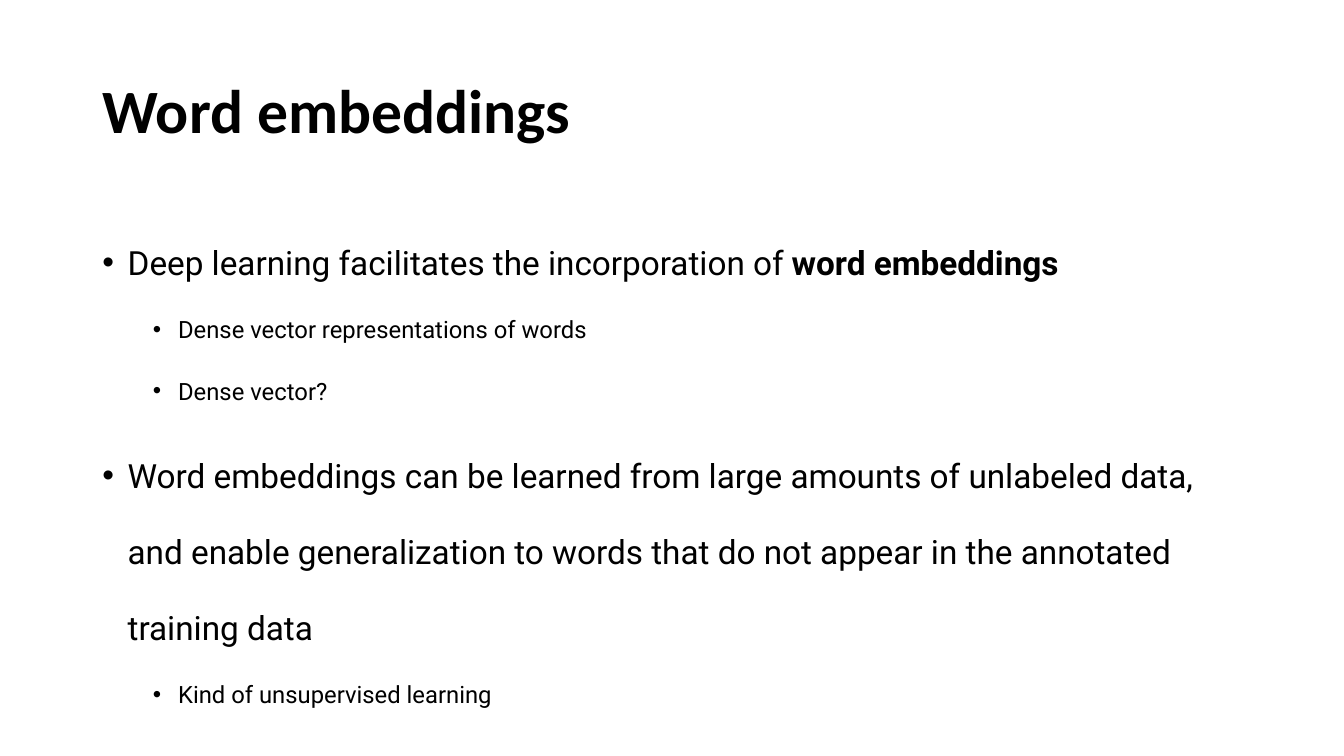
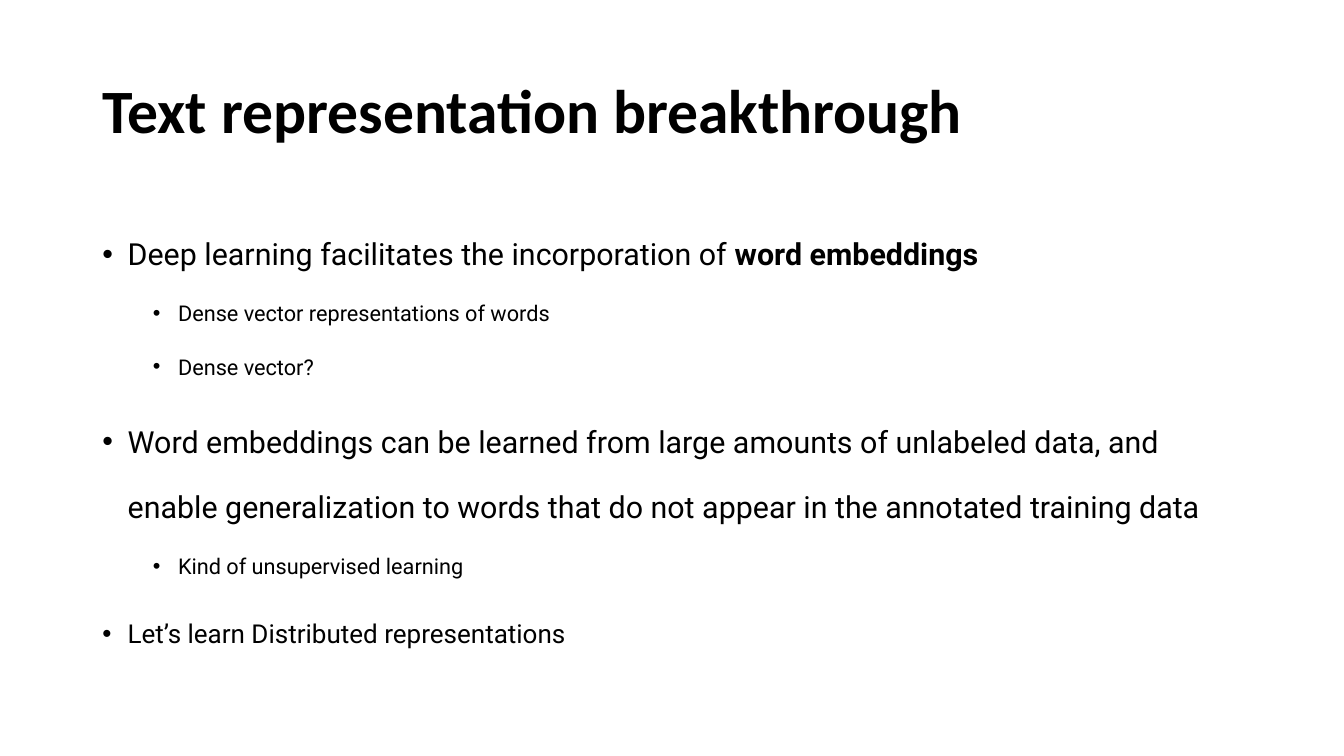
Before and after one commit to YeabinMoonEcon/BUS211, a slide deck: slide 8 of BUS243_NLP/lecture_notes/Lecture5.pptx (slide 7 before the commit). Drawn at 1344x756 pixels with LibreOffice and Linux fonts; fonts in the diff are those of the drawing. Boxes give left, top, right and bottom in pixels: in the first picture for what was removed or moved away, otherwise in the second. Text is boxed around its words. In the diff, an @@ line names an element or a change of style, - is before the commit and + after.

```diff
--- a/BUS243_NLP/lecture_notes/Lecture5.pptx
+++ b/BUS243_NLP/lecture_notes/Lecture5.pptx
@@ title at [102, 89, 962, 144]: text changed @@
-Word embeddings
+Text representation breakthrough
@@ text at [128, 242, 1199, 579]: size 23.8 to 21.7 pt in "Deep learning facilitates the incorporation of word ...", "Word embeddings can be learned from large ..."; size 17 to 15.5 pt in "Dense vector representations of words", "Dense vector?", "Kind of unsupervised learning"; line spacing 1.9 to 1.8 @@
@@ text at [128, 623, 565, 649]: paragraph added @@
+• Let’s learn Distributed representations
```
Also in this commit, not shown: 19 other slides changed, 3 slides added, 2 other files.
